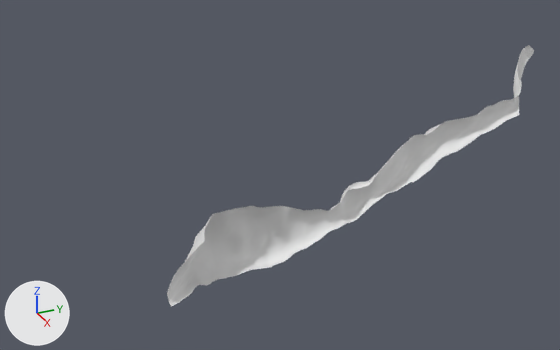
The Blender file models/room04/room04a.blend as it was, and as the next commit left it.
Both versions are drawn from a 50 mm camera at (84.4, -103.2, 10.9) aimed at (2.2, -66.2, -30.2). Arrows for +X, +Y and +Z are at lower left; the lights stay in place.

The first picture shows 'submerged_tunnel02'.
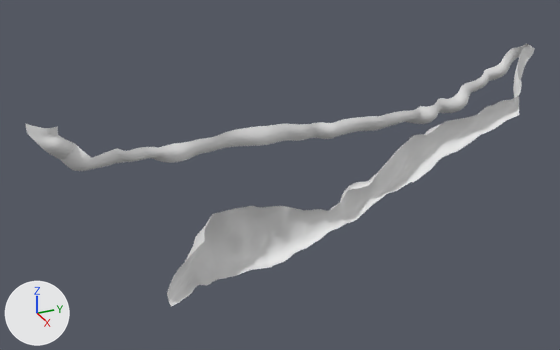
What differs and where, as boxes [x1, y1, x2, y2] in the pictures (560 x 350 px):
'submerged_tunnel01', shown: after [25, 44, 534, 171]
'submerged_cavern02', unchanged, uncovered by the edit: after [167, 206, 335, 307]

Patch to the scene script:
```diff
--- a/models/room04/room04a.blend.py
+++ b/models/room04/room04a.blend.py
@@ ob_submerged_tunnel01 @@
 _m = ob_submerged_tunnel01.modifiers.new('Mask.001', 'MASK')
 _m.vertex_group = 'Group.001'
-ob_submerged_tunnel01.hide_set(True)  # its collection is switched off
```
